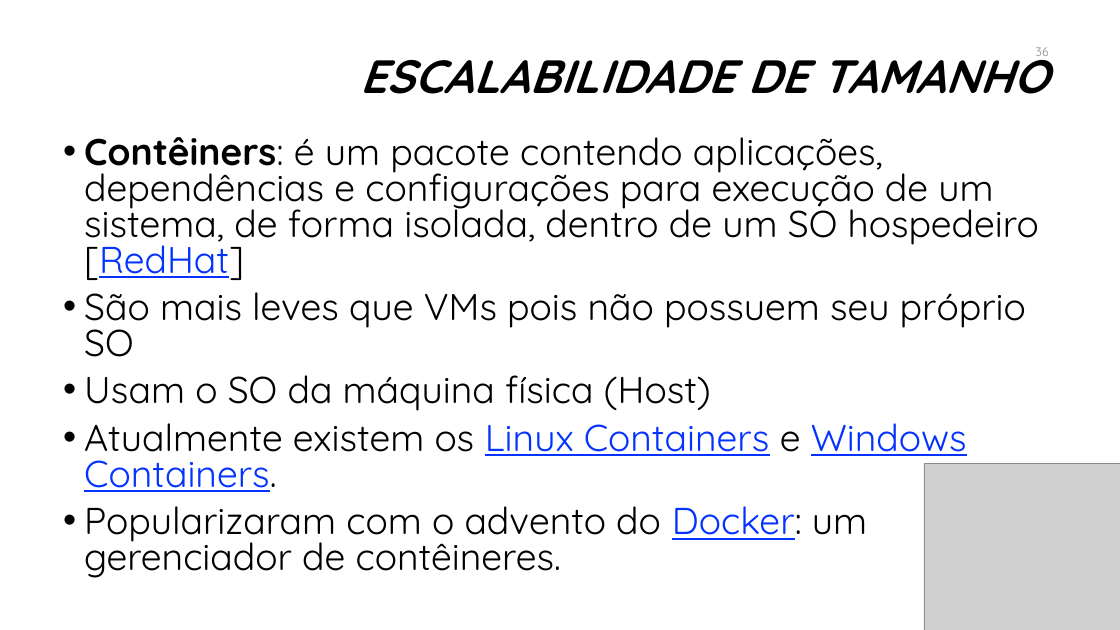
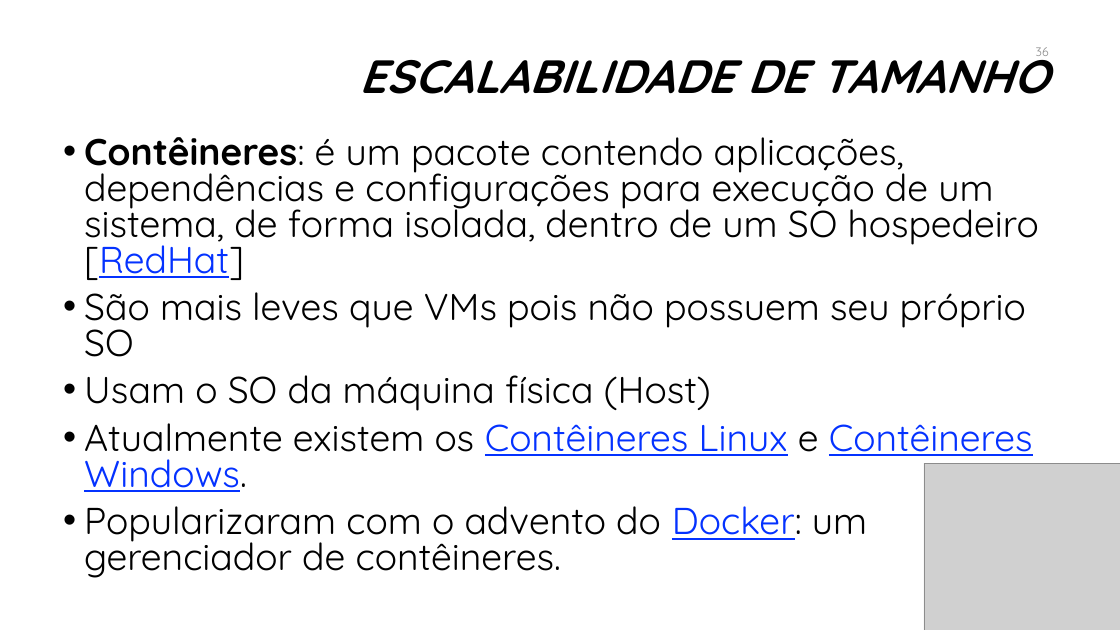
Before and after one commit to manoelcampos/sistemas-distribuidos, a slide deck: slide 36 of introducao-sd.pptx. Drawn at 1120x630 pixels with LibreOffice and Linux fonts; fonts in the diff are those of the drawing; grey boxes stand for pictures; background and template pictures are left out. Boxes give left, top, right and bottom in pixels: in the first picture for what was removed or moved away, otherwise in the second. Text is boxed around its words. In the diff, an @@ line names an element or a change of style, - is before the commit and + after.

```diff
--- a/introducao-sd.pptx
+++ b/introducao-sd.pptx
@@ text at [84, 137, 1039, 280]: text changed @@
-• Contêiners: é um pacote contendo aplicações, dependências e configurações para execução de um sistema, de forma isolada, dentro de um SO hospedeiro [RedHat]
+• Contêineres: é um pacote contendo aplicações, dependências e configurações para execução de um sistema, de forma isolada, dentro de um SO hospedeiro [RedHat]
@@ text at [84, 423, 1033, 492]: text changed @@
-• Atualmente existem os Linux Containers e Windows Containers.
+• Atualmente existem os Contêineres Linux e Contêineres Windows.
```
Also in this commit, not shown: 10 other slides changed, 1 slide added, 1 other file.
